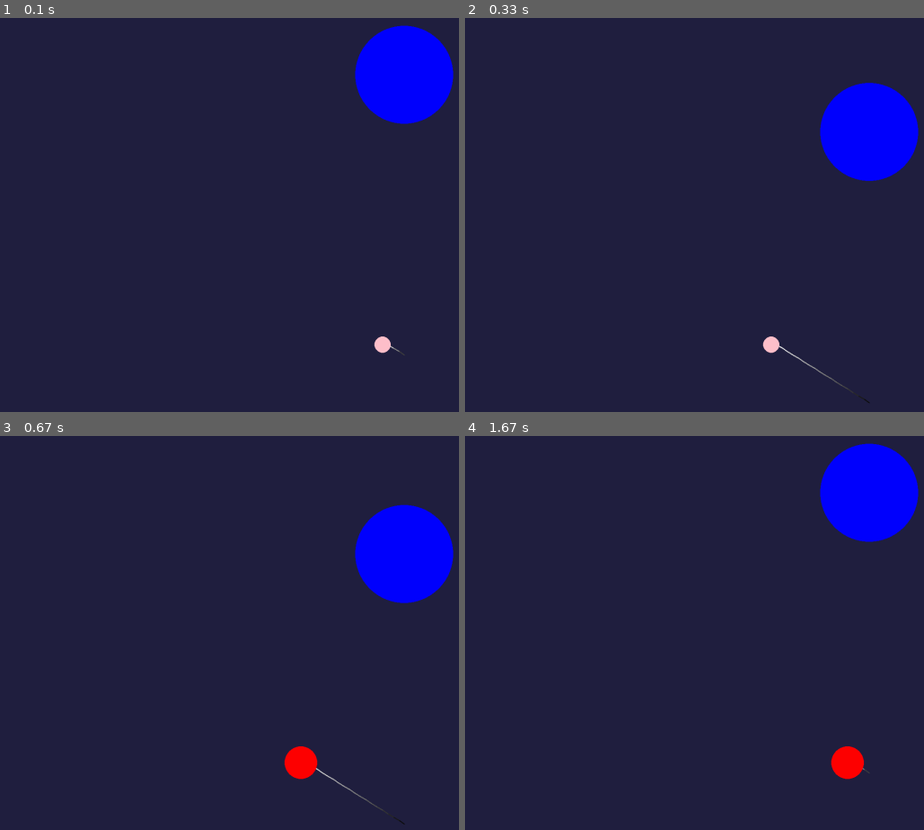
Above: before the commit, frames 1-4 (two rows, left to right).
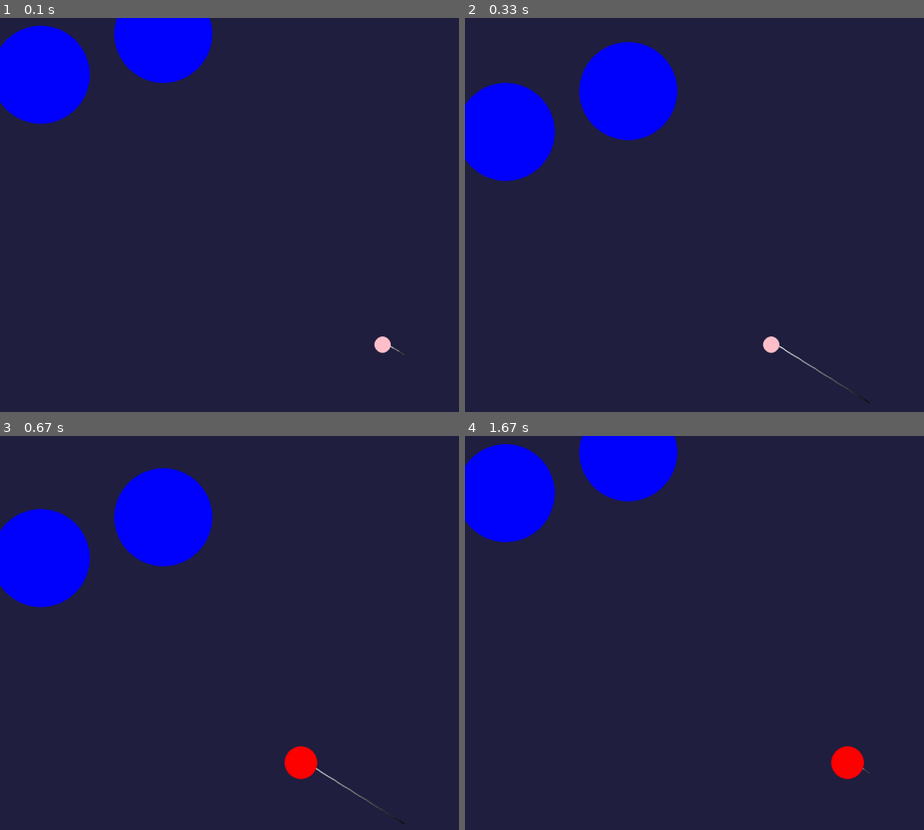
Above: after the commit, the same moments.

Repository: LeoArtDev/pygame_academic_project
Game: pygame game, started from main.py
Two runs of this game, one before a commit and one after it. Both use one fixed random seed, a clock stepped at 60 frames per second and the inputs below.
Inputs:
- Up to frame 1 (0.1 s): no input
- Up to frame 2 (0.33 s): no input
- Up to frame 3 (0.67 s): tap W at 0.33 s
- Up to frame 4 (1.67 s): hold R 0.67-1.13 s; tap W at 0.73, 1.03 s

The runs differ from the first frame. In frame 1, 11% of the frame differs, in the area x 0-99%, y 0-27%; in frame 2, 12%; in frame 3, 12%, in the area x 0-99%, y 7-44%; in frame 4, 11%.

Commit message:
Adicionando mais de um obstaculo e dando uma refatorada no sistema no geral

Diff:
--- a/entities/obstacles.py
+++ b/entities/obstacles.py
@@ -3,9 +3,12 @@
 
 class Obstacle:
 
-    def __init__(self):
-        self.x = LARGURA / 2
-        self.y = 100
+    def __init__(self, x, y):
+        self.x = x
+        self.y = y
+
+        self.x_inicial = x
+        self.y_inicial = y
 
         self.raio = 120
 
@@ -22,7 +25,6 @@
     def atualizar(self, dt):
         self.y += self.velocidade * dt
 
-    def restart(self, tela):
-            self.x = LARGURA / 2
-            self.y = 100
-            self.draw(tela)
+    def restart(self):
+        self.x = self.x_inicial
+        self.y = self.y_inicial
--- a/main.py
+++ b/main.py
@@ -1,28 +1,20 @@
 import pygame
 from entities.player import Player
 from entities.obstacles import Obstacle
+from systems.collision import checar_colisao
 from systems.settings import LARGURA, ALTURA, FPS
 # pygame setup
 pygame.init()
 tela = pygame.display.set_mode((LARGURA, ALTURA))
 clock = pygame.time.Clock()
 player = Player()
-obstacle = Obstacle()
-
+obstacles = [
+    Obstacle(100, 100),
+    Obstacle(400, 0)
+    ]
 def main ():
     running = True
     player.morto = False
-
-    def checar_colisao():
-        dx = obstacle.x - player.x
-        dy = obstacle.y - player.y
-
-        distancia_quadrada = dx * dx + dy * dy
-
-        soma_raios = player.raio + obstacle.raio
-
-        if distancia_quadrada <= soma_raios * soma_raios:
-            player.morto = True
 
     while running:
         dt = clock.tick(FPS) / 1000
@@ -31,7 +23,16 @@
         tela.fill("#212040")
         #player.desenhar_player(tela)
         player.draw(tela)
-        obstacle.draw(tela)
+
+        for obstacle in obstacles:
+
+            obstacle.draw(tela)
+
+            if not player.morto:
+                obstacle.atualizar(dt)
+
+            if checar_colisao(player, obstacle):
+                player.morto = True
 
 
 
@@ -50,14 +51,13 @@
 
                 if player.morto == True and event.key == pygame.K_r:
                     player.restart(tela)
-                    obstacle.restart(tela)
+                    for obstacle in obstacles:
+                        obstacle.restart()
 
         if not player.morto:
             player.atualizar_rastro(dt)
             player.zigzag(dt)
             player.morte_lateral(dt)
-            obstacle.atualizar(dt)
-            checar_colisao()
         else:
             player.game_over(tela)
 
--- /dev/null
+++ b/systems/collision.py
@@ -0,0 +1,12 @@
+import pygame
+
+def checar_colisao(obj1, obj2):
+
+    dx = obj2.x - obj1.x
+    dy = obj2.y - obj1.y
+
+    distancia_quadrada = dx * dx + dy * dy
+
+    soma_raios = obj1.raio + obj2.raio
+
+    return distancia_quadrada <= soma_raios * soma_raios
